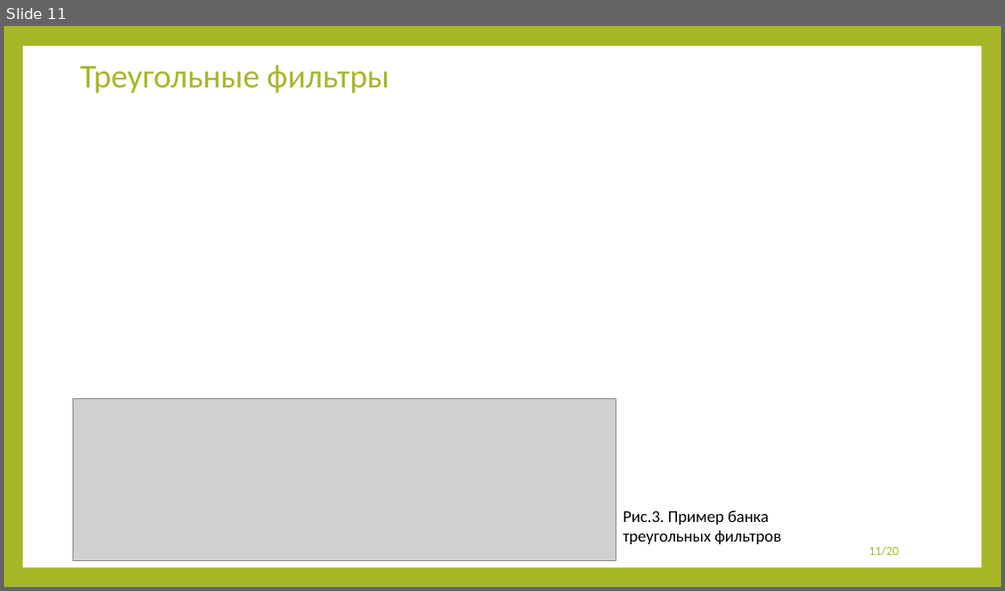
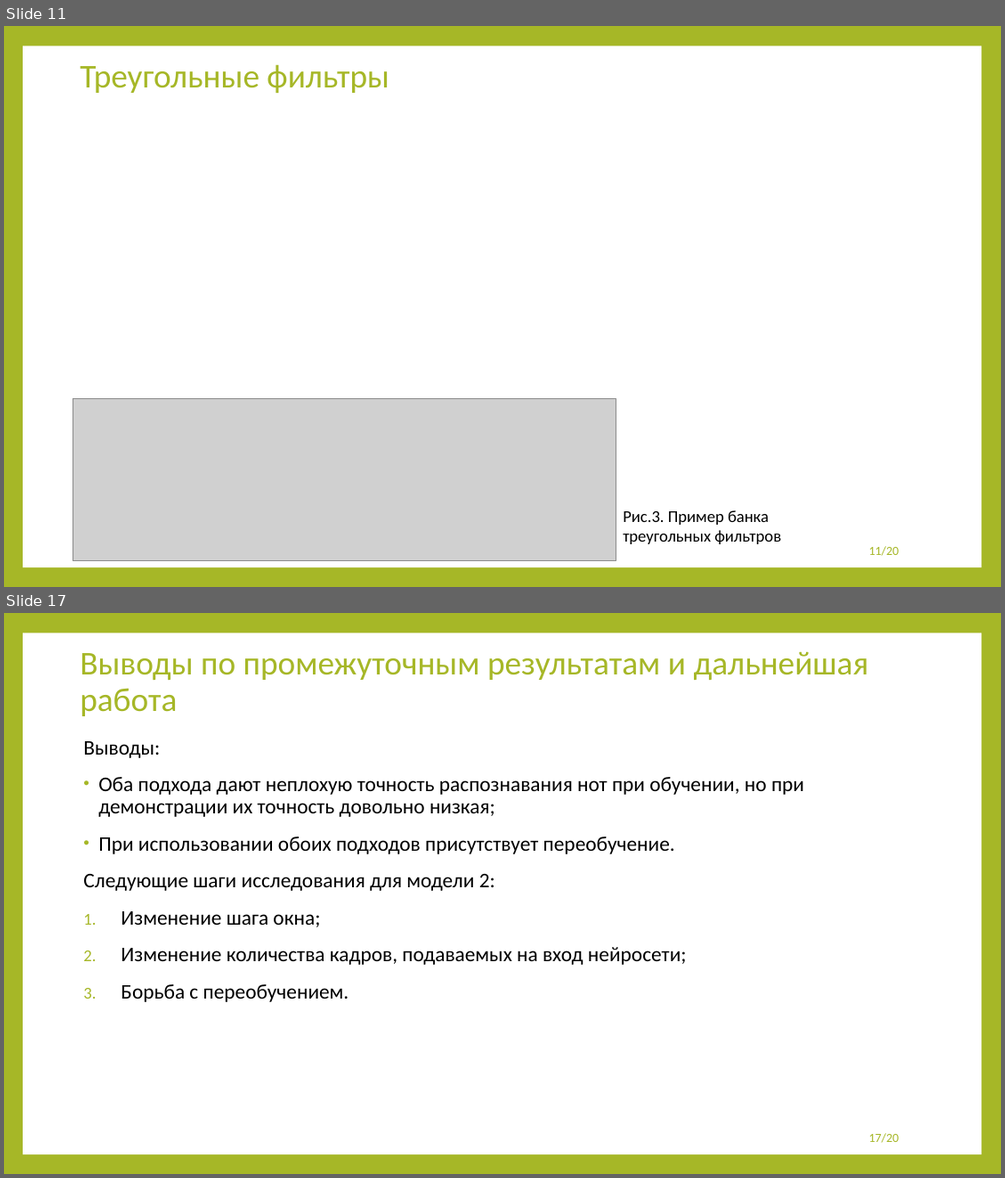
Before and after one commit to 13Fire13nyu/MasterDegree, a slide deck: presentation/presentation.pptx. Shown one above the other, each under a label of ours: slide 11 before the commit, slides 11 and 17 after it; the slides between them are not shown. The pictures are 1005x591 and 1005x1178 pixels, drawn with LibreOffice and Linux fonts; fonts in the diff are those of the drawing; grey boxes stand for pictures. Boxes give left, top, right and bottom in pixels: in the first picture for what was removed or moved away, otherwise in the second. Text is boxed around its words. In the diff, an @@ line names an element or a change of style, - is before the commit and + after.

```diff
--- a/presentation/presentation.pptx
+++ b/presentation/presentation.pptx
@@ slide 17 added at bbox=[4, 613, 1001, 1174], background #A6B727; not listed: 1 template element that a slide beside it also shows @@
@@ title added at bbox=[80, 651, 869, 716], 32 pt, text #A6B727 @@
+Выводы по промежуточным результатам и дальнейшая работа
@@ text added at bbox=[83, 741, 804, 1002], 20 pt, text #000000 @@
+Выводы:
+• Оба подхода дают неплохую точность распознавания нот при обучении, но при демонстрации их точность довольно низкая;
+• При использовании обоих подходов присутствует переобучение.
+Следующие шаги исследования для модели 2:
+1. Изменение шага окна;
+2. Изменение количества кадров, подаваемых на вход нейросети;
+3. Борьба с переобучением.
@@ page number added at bbox=[869, 1133, 899, 1143], 12 pt, text #A6B727 @@
+17/20
```
Also in this commit, not shown: 5 slides changed, 3 other slides added.
